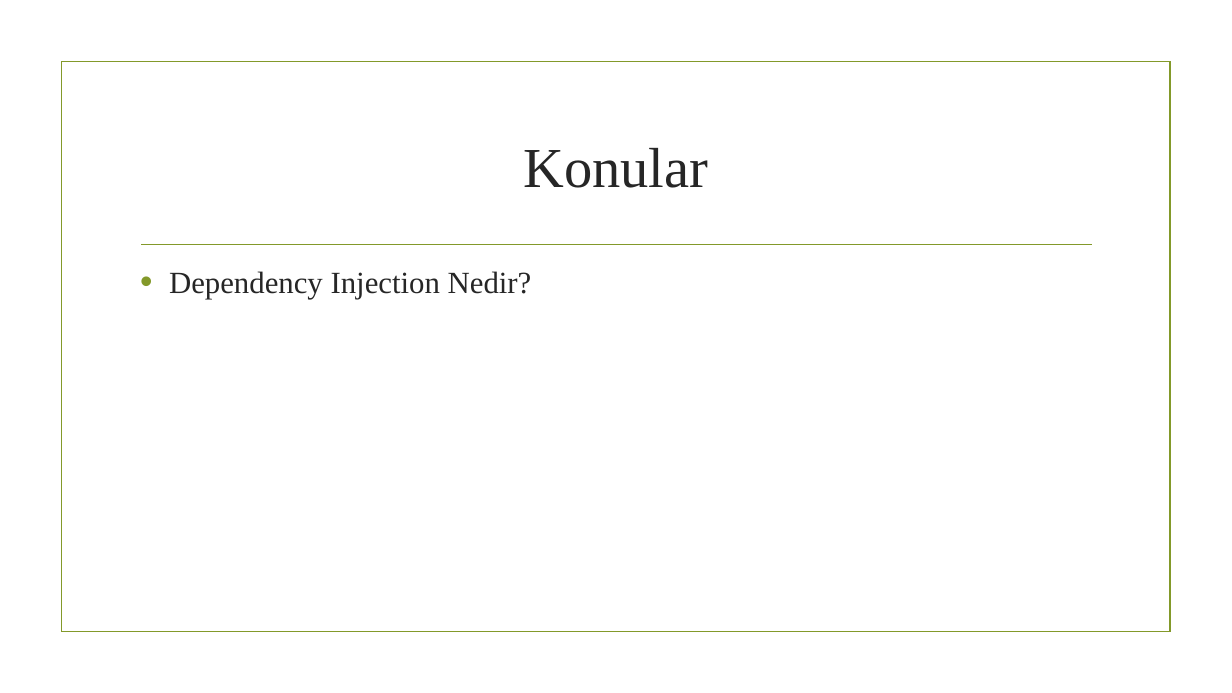
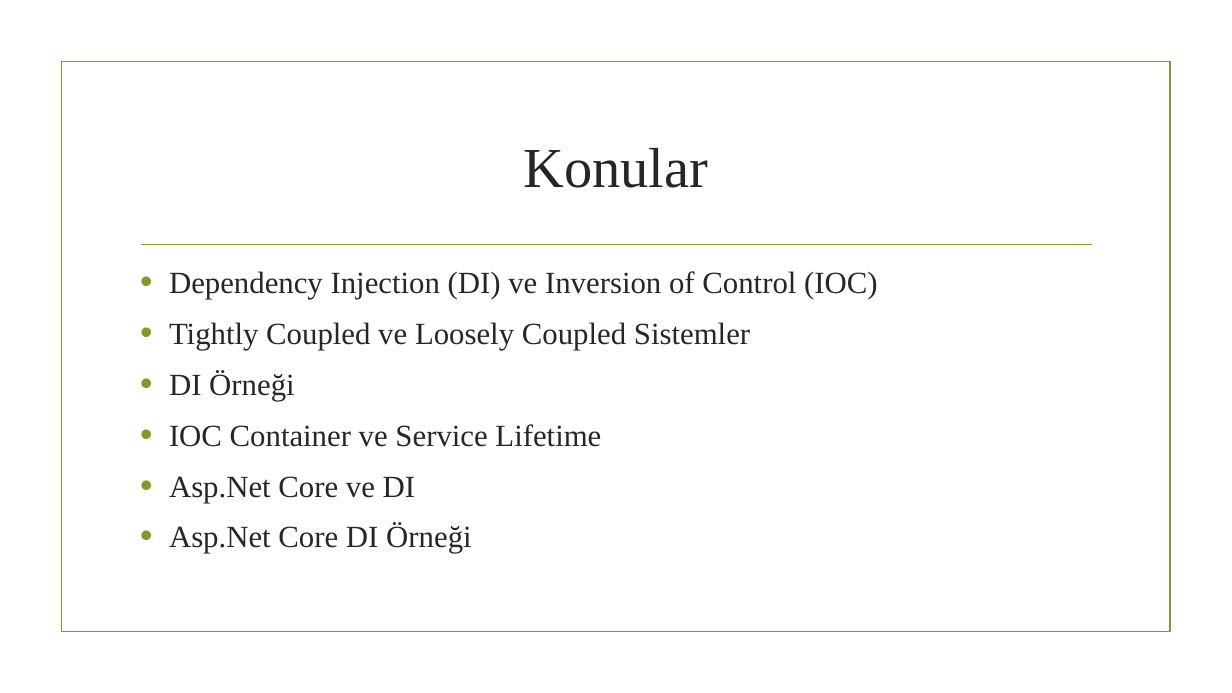
Before and after one commit to ozgurkaplan/MsMeetup20171025, a slide deck: slide 2 of Dependency Injection with net Core.pptx. Drawn at 1232x693 pixels with LibreOffice and Linux fonts; fonts in the diff are those of the drawing; background and template pictures are left out. Boxes give left, top, right and bottom in pixels: in the first picture for what was removed or moved away, otherwise in the second. Text is boxed around its words. In the diff, an @@ line names an element or a change of style, - is before the commit and + after.

```diff
--- a/Dependency Injection with net Core.pptx
+++ b/Dependency Injection with net Core.pptx
@@ text at [169,271,878,553]: text changed @@
-• Dependency Injection Nedir?
+• Dependency Injection (DI) ve Inversion of Control (IOC)
+• Tightly Coupled ve Loosely Coupled Sistemler
+• DI Örneği
+• IOC Container ve Service Lifetime
+• Asp.Net Core ve DI
+• Asp.Net Core DI Örneği
```
Also in this commit, not shown: 2 other slides changed, 1 slide removed.
